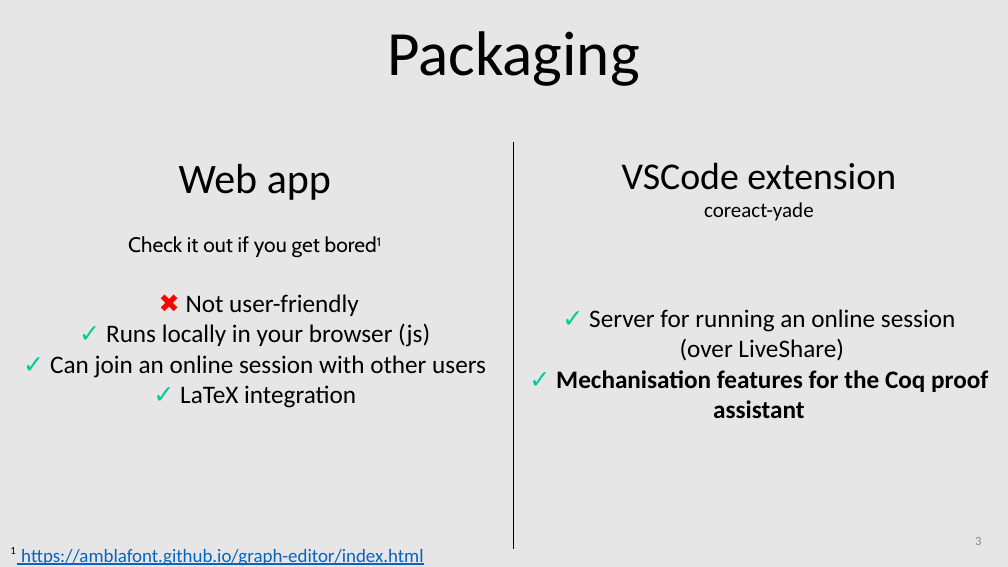
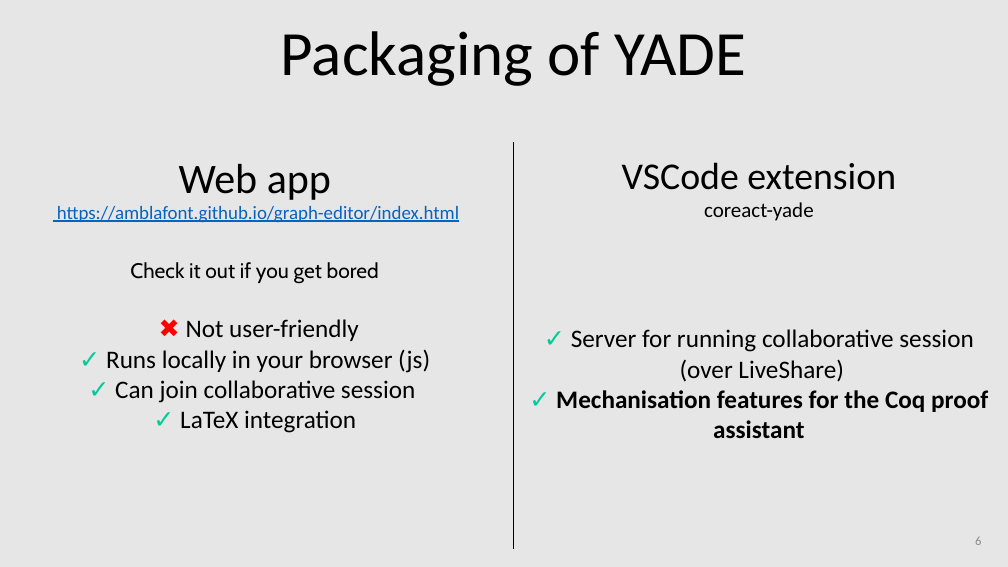
Before and after one commit to amblafont/slides, a slide deck: slide 6 of grapheditor/2024-october-chambery.pptx (slide 3 before the commit). Drawn at 1008x567 pixels with LibreOffice and Linux fonts; fonts in the diff are those of the drawing. Boxes give left, top, right and bottom in pixels: in the first picture for what was removed or moved away, otherwise in the second. Text is boxed around its words. In the diff, an @@ line names an element or a change of style, - is before the commit and + after.

```diff
--- a/grapheditor/2024-october-chambery.pptx
+++ b/grapheditor/2024-october-chambery.pptx
@@ title at box(281, 31, 746, 86): text changed @@
-Packaging
+Packaging of YADE
@@ text "https://amblafont.github.io/graph-editor/index.html": place and size @@
-text "https://amblafont.github.io/graph-editor/index.html" at box(21, 549, 423, 566)
+text "https://amblafont.github.io/graph-editor/index.html" at box(57, 206, 459, 223)
@@ text at box(130, 262, 379, 284): text changed @@
-Check it out if you get bored1
+Check it out if you get bored
@@ text at box(571, 329, 973, 352): text changed @@
-✓ Server for running an online session
+✓ Server for running collaborative session
@@ text at box(115, 380, 415, 403): text changed @@
-✓ Can join an online session with other users
+✓ Can join collaborative session
@@ page number at box(975, 537, 981, 545): text changed @@
-3
+6
@@ text removed at box(10, 547, 16, 554) @@
-1
```
Also in this commit, not shown: 8 other slides changed, 18 slides added, 13 slides removed.
